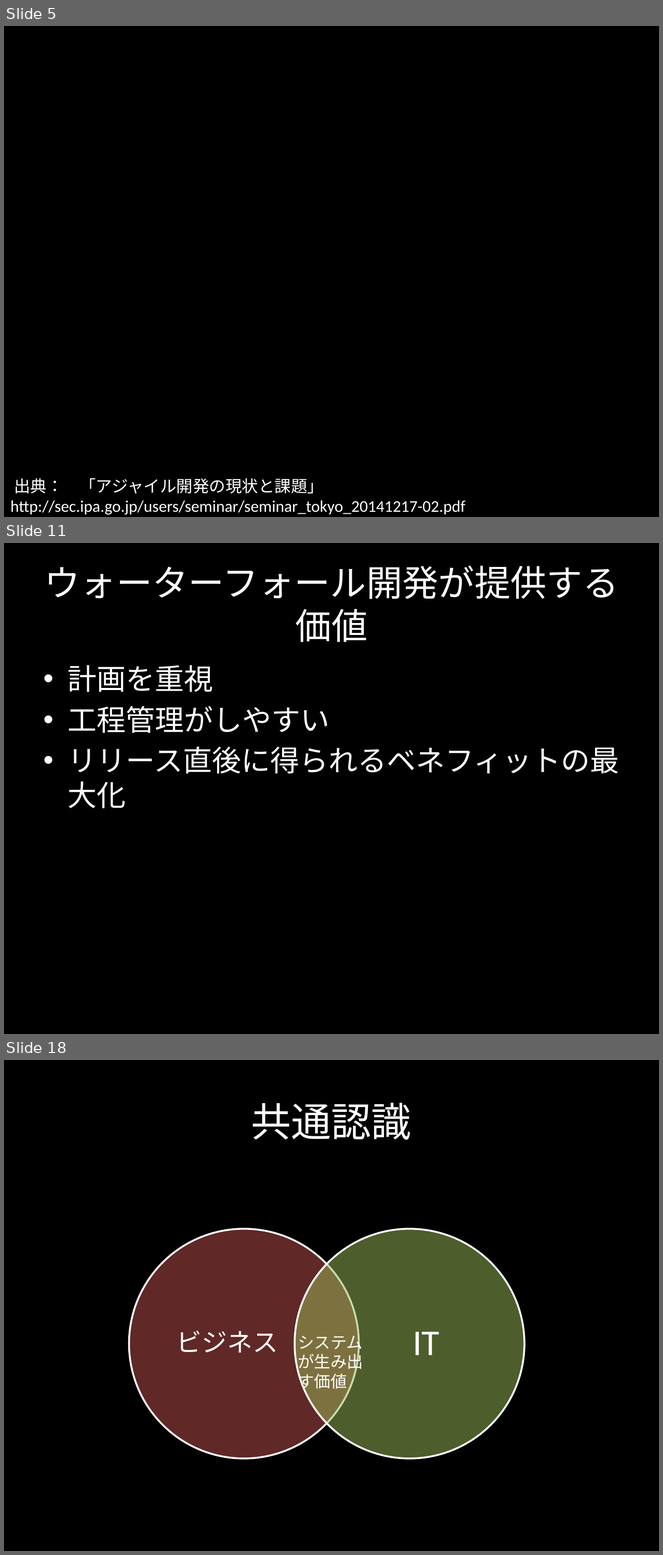
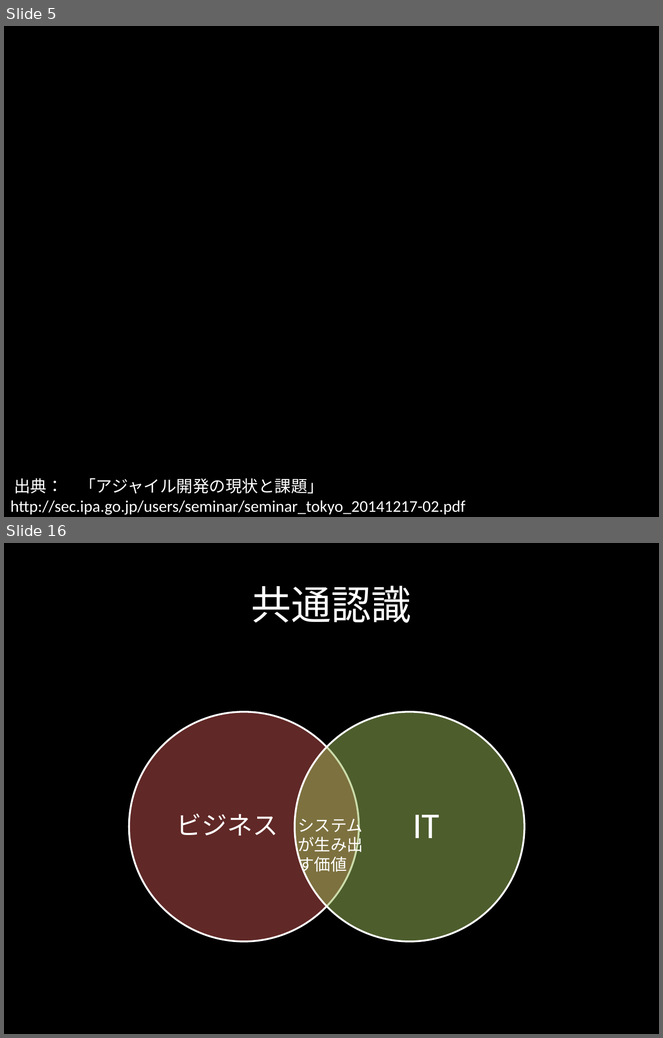
Before and after one commit to citrus1981/document, a slide deck: agile.pptx. Shown one above the other, each under a label of ours: slides 5, 11 and 18 before the commit, slides 5 and 16 after it; the slides between them are not shown. The pictures are 663x1555 and 663x1038 pixels, drawn with LibreOffice and Linux fonts; fonts in the diff are those of the drawing; background and template pictures are left out. Boxes give left, top, right and bottom in pixels: in the first picture for what was removed or moved away, otherwise in the second. Text is boxed around its words. In the diff, an @@ line names an element or a change of style, - is before the commit and + after.

```diff
--- a/agile.pptx
+++ b/agile.pptx
@@ slide 11 removed at (x1=4, y1=543, x2=659, y2=1034), background #000000 @@
@@ title removed at (x1=45, y1=565, x2=619, y2=642) @@
-ウォーターフォール開発が提供する価値
@@ text removed at (x1=68, y1=665, x2=620, y2=809) @@
-• 計画を重視
-• 工程管理がしやすい
-• リリース直後に得られるベネフィットの最大化
@@ what was slide 18 is now slide 16 @@
```
Also in this commit, not shown: 7 slides changed, 4 slides added, 5 other slides removed.
